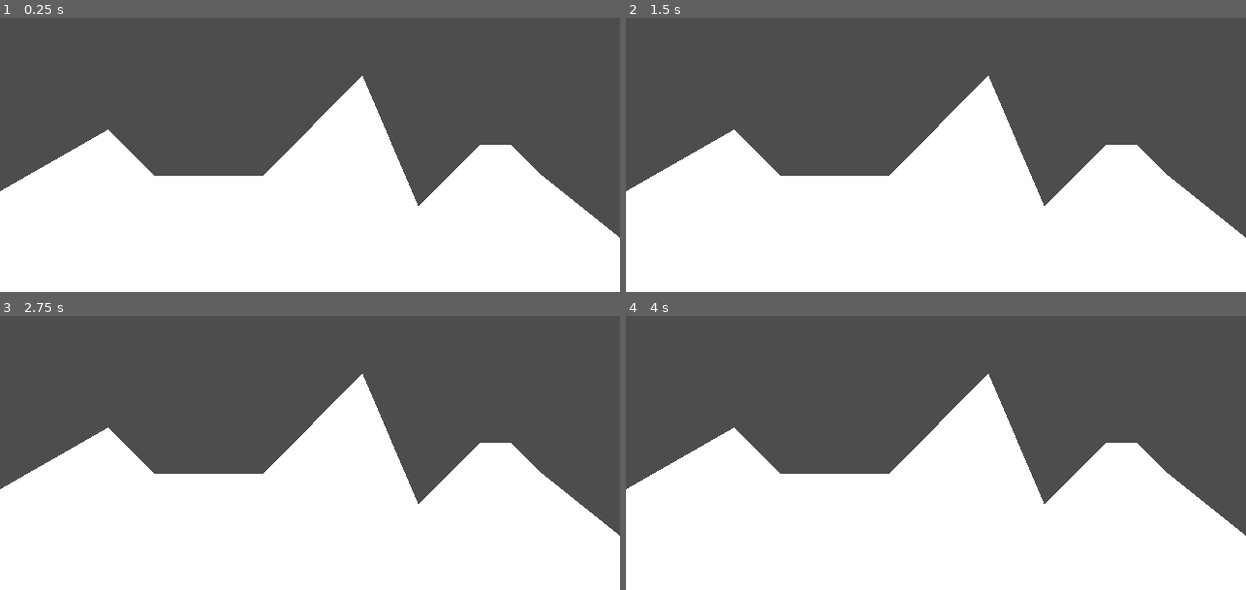
Above: before the commit, frames 1-4 (two rows, left to right).
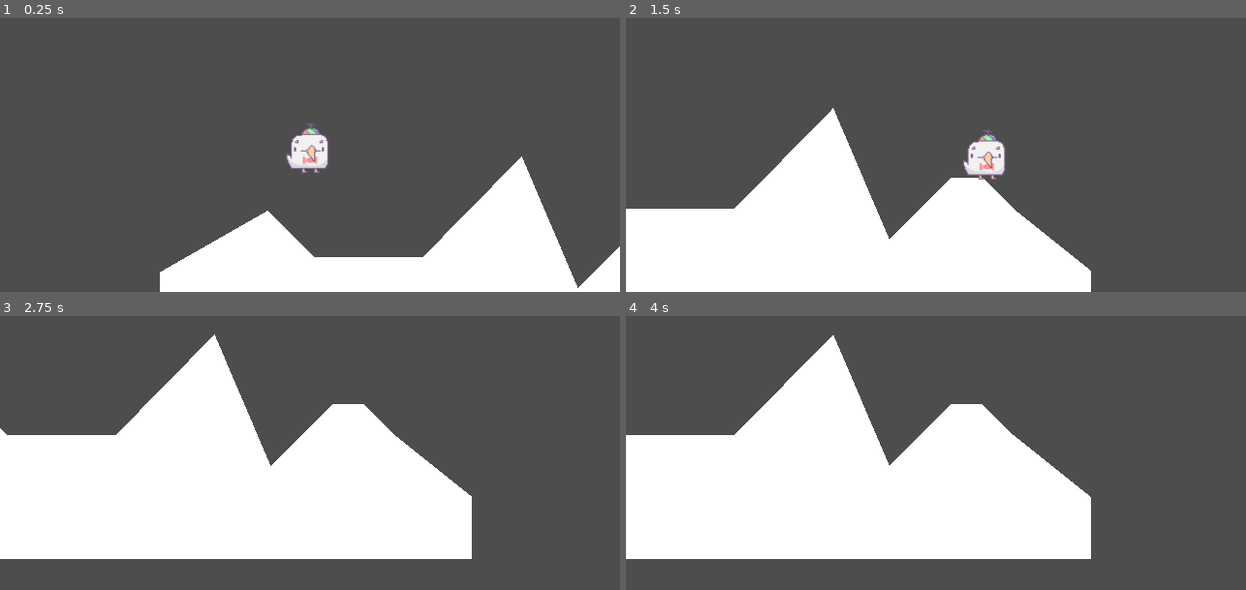
Above: after the commit, the same moments.

Repository: battletoaster34/2D-Platformer-Practice
Game: Godot game, scene res://main.tscn
The game is run twice, just before and just after one commit, with the same random seed, the same clock (stepped at 60 frames per second) and the same inputs.
Inputs:
- Up to frame 1 (0.25 s): no input
- Up to frame 2 (1.5 s): tap Enter (ui_accept) at 0.5, 0.6, 0.77, 1.07, 1.35 s; hold D (right, bound only after the commit) from 0.53 s (still down)
- Up to frame 3 (2.75 s): tap Enter (ui_accept) at 1.52, 1.82, 2.1 s; release D (right, bound only after the commit) at 2.03 s; hold A (left, bound only after the commit) from 2.03 s (still down)
- Up to frame 4 (4 s): release A (left, bound only after the commit) at 2.78 s; hold D (right, bound only after the commit) from 2.78 s (still down); tap Enter (ui_accept) at 2.85, 3.02, 3.32, 3.5, 3.6, 3.77 s

The runs differ from the first frame. In frame 1, 32% of the frame differs, in the area x 0-100%, y 21-100%; in frame 2, 25%; in frame 3, 29%; in frame 4, 29%.

Commit message:
Camera system
Camera system

Diff:
--- /dev/null
+++ b/Camera2D.gd
@@ -0,0 +1,11 @@
+extends Camera2D
+
+
+# Called when the node enters the scene tree for the first time.
+func _ready():
+	pass # Replace with function body.
+
+
+# Called every frame. 'delta' is the elapsed time since the previous frame.
+func _process(delta):
+	pass
--- a/main.tscn
+++ b/main.tscn
@@ -1,7 +1,8 @@
-[gd_scene load_steps=3 format=3 uid="uid://g5yugdc33vcs"]
+[gd_scene load_steps=4 format=3 uid="uid://g5yugdc33vcs"]
 
 [ext_resource type="Script" path="res://Main.gd" id="1_wh6bi"]
 [ext_resource type="Script" path="res://TestLevel.gd" id="2_6nb2g"]
+[ext_resource type="PackedScene" uid="uid://nx5unntdhghb" path="res://player.tscn" id="3_3jbkb"]
 
 [node name="Main" type="Node"]
 script = ExtResource("1_wh6bi")
@@ -47,5 +48,9 @@
 offset_bottom = 169.0
 text = "quit!!!"
 
+[node name="CharacterBody2D" parent="." instance=ExtResource("3_3jbkb")]
+position = Vector2(24, 10)
+scale = Vector2(0.68, 0.68)
+
 [connection signal="pressed" from="MainMenu/StartButton" to="." method="_on_start_button_pressed"]
 [connection signal="pressed" from="MainMenu/QuitButton" to="." method="_on_quit_button_pressed"]
--- /dev/null
+++ b/player.gd
@@ -0,0 +1,30 @@
+extends CharacterBody2D
+
+
+const SPEED = 200.0
+const JUMP_VELOCITY = -350.0
+
+# Get the gravity from the project settings to be synced with RigidBody nodes.
+var gravity = ProjectSettings.get_setting("physics/2d/default_gravity")
+
+
+func _physics_process(delta):
+	# Add the gravity.
+
+	if not is_on_floor():
+		velocity.y += gravity * delta
+
+	# Handle Jump.
+	if Input.is_action_just_pressed("ui_accept") and is_on_floor():
+		velocity.y = JUMP_VELOCITY
+
+	# Get the input direction and handle the movement/deceleration.
+	# As good practice, you should replace UI actions with custom gameplay actions.
+	var direction = Input.get_axis("left", "right")
+	if direction:
+		velocity.x = direction * SPEED
+	else:
+		velocity.x = move_toward(velocity.x, 0, SPEED)
+
+
+	move_and_slide()
--- /dev/null
+++ b/player.tscn
@@ -0,0 +1,47 @@
+[gd_scene load_steps=6 format=3 uid="uid://nx5unntdhghb"]
+
+[ext_resource type="Script" path="res://player.gd" id="1_04qvq"]
+[ext_resource type="Texture2D" uid="uid://3bx7ioklf6ow" path="res://Seagull.png" id="2_ffesb"]
+[ext_resource type="Texture2D" uid="uid://n4m7p0ws8o3l" path="res://SeagullRight.png" id="3_7qx7e"]
+
+[sub_resource type="SpriteFrames" id="SpriteFrames_bk8ae"]
+animations = [{
+"frames": [{
+"duration": 1.0,
+"texture": ExtResource("2_ffesb")
+}, {
+"duration": 1.0,
+"texture": ExtResource("3_7qx7e")
+}],
+"loop": true,
+"name": &"default",
+"speed": 5.0
+}]
+
+[sub_resource type="CapsuleShape2D" id="CapsuleShape2D_0y6a7"]
+radius = 13.0
+height = 34.0
+
+[node name="CharacterBody2D" type="CharacterBody2D"]
+floor_snap_length = 2.9
+script = ExtResource("1_04qvq")
+
+[node name="AnimatedSprite2D" type="AnimatedSprite2D" parent="."]
+position = Vector2(77, 32)
+scale = Vector2(0.843749, 0.78125)
+sprite_frames = SubResource("SpriteFrames_bk8ae")
+
+[node name="CollisionShape2D" type="CollisionShape2D" parent="."]
+position = Vector2(79, 32)
+shape = SubResource("CapsuleShape2D_0y6a7")
+
+[node name="Camera2D" type="Camera2D" parent="."]
+position = Vector2(79, 56)
+scale = Vector2(21.6306, 16.4426)
+limit_left = -200
+limit_top = -500
+limit_right = 400
+limit_bottom = 200
+drag_vertical_enabled = true
+drag_bottom_margin = 0.4
+editor_draw_limits = true
--- a/project.godot
+++ b/project.godot
@@ -22,3 +22,26 @@
 window/size/window_width_override=1280
 window/size/window_height_override=720
 window/stretch/mode="canvas_items"
+
+[input]
+
+left={
+"deadzone": 0.5,
+"events": [Object(InputEventKey,"resource_local_to_scene":false,"resource_name":"","device":-1,"window_id":0,"alt_pressed":false,"shift_pressed":false,"ctrl_pressed":false,"meta_pressed":false,"pressed":false,"keycode":0,"physical_keycode":65,"key_label":0,"unicode":97,"echo":false,"script":null)
+]
+}
+right={
+"deadzone": 0.5,
+"events": [Object(InputEventKey,"resource_local_to_scene":false,"resource_name":"","device":-1,"window_id":0,"alt_pressed":false,"shift_pressed":false,"ctrl_pressed":false,"meta_pressed":false,"pressed":false,"keycode":0,"physical_keycode":68,"key_label":0,"unicode":100,"echo":false,"script":null)
+]
+}
+up={
+"deadzone": 0.5,
+"events": [Object(InputEventKey,"resource_local_to_scene":false,"resource_name":"","device":-1,"window_id":0,"alt_pressed":false,"shift_pressed":false,"ctrl_pressed":false,"meta_pressed":false,"pressed":false,"keycode":0,"physical_keycode":87,"key_label":0,"unicode":119,"echo":false,"script":null)
+]
+}
+down={
+"deadzone": 0.5,
+"events": [Object(InputEventKey,"resource_local_to_scene":false,"resource_name":"","device":-1,"window_id":0,"alt_pressed":false,"shift_pressed":false,"ctrl_pressed":false,"meta_pressed":false,"pressed":false,"keycode":0,"physical_keycode":83,"key_label":0,"unicode":115,"echo":false,"script":null)
+]
+}
Binary file added: Seagull.png
Not shown, added: Seagull.png.import
Binary file added: SeagullRight.png
Not shown, added: SeagullRight.png.import
